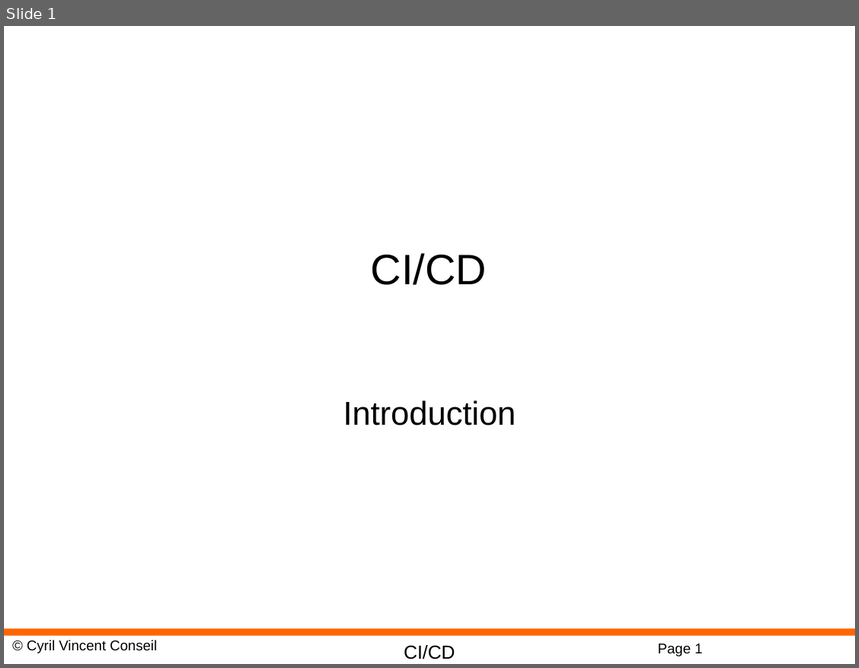
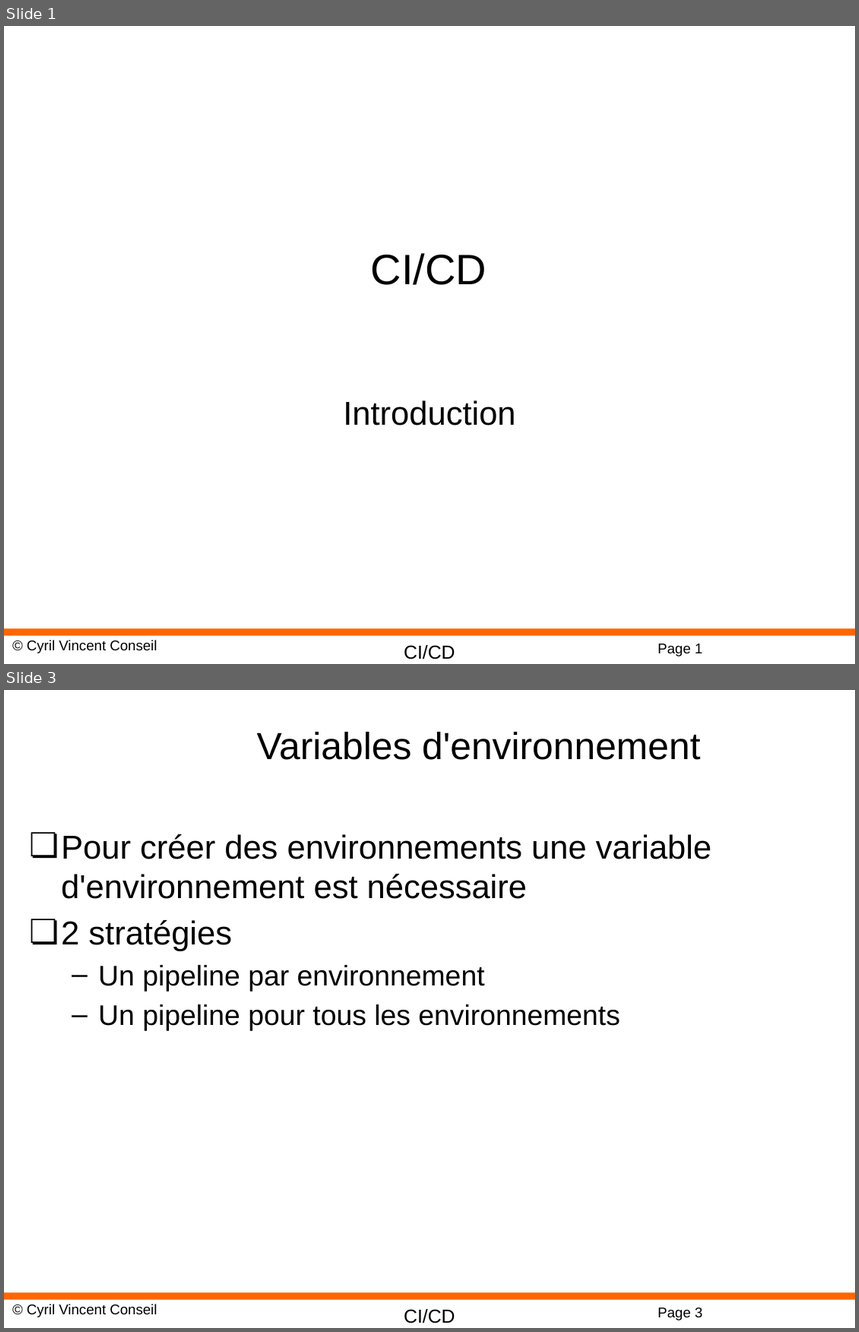
Before and after one commit to cyrilvincent/cicd, a slide deck: ppt/CICD13-Env-Strategies.todo.pptx. Shown one above the other, each under a label of ours: slide 1 before the commit, slides 1 and 3 after it; the slides between them are not shown. The pictures are 859x668 and 859x1332 pixels, drawn with LibreOffice and Linux fonts; fonts in the diff are those of the drawing; background and template pictures are left out. Boxes give left, top, right and bottom in pixels: in the first picture for what was removed or moved away, otherwise in the second. Text is boxed around its words. In the diff, an @@ line names an element or a change of style, - is before the commit and + after.

```diff
--- a/ppt/CICD13-Env-Strategies.todo.pptx
+++ b/ppt/CICD13-Env-Strategies.todo.pptx
@@ slide 3 added at (x1=4, y1=690, x2=855, y2=1328), background #FFFFFF; not listed: 4 template elements that a slide beside it also shows @@
@@ title added at (x1=257, y1=732, x2=700, y2=760), 32 pt, text #000000 @@
+Variables d'environnement
@@ text added at (x1=61, y1=834, x2=712, y2=1030), 28 pt, text #000000 @@
+❏ Pour créer des environnements une variable d'environnement est nécessaire
+❏ 2 stratégies
+  – Un pipeline par environnement
+  – Un pipeline pour tous les environnements
```
Also in this commit, not shown: 3 other slides added, 30 slides removed, 14 other files.
